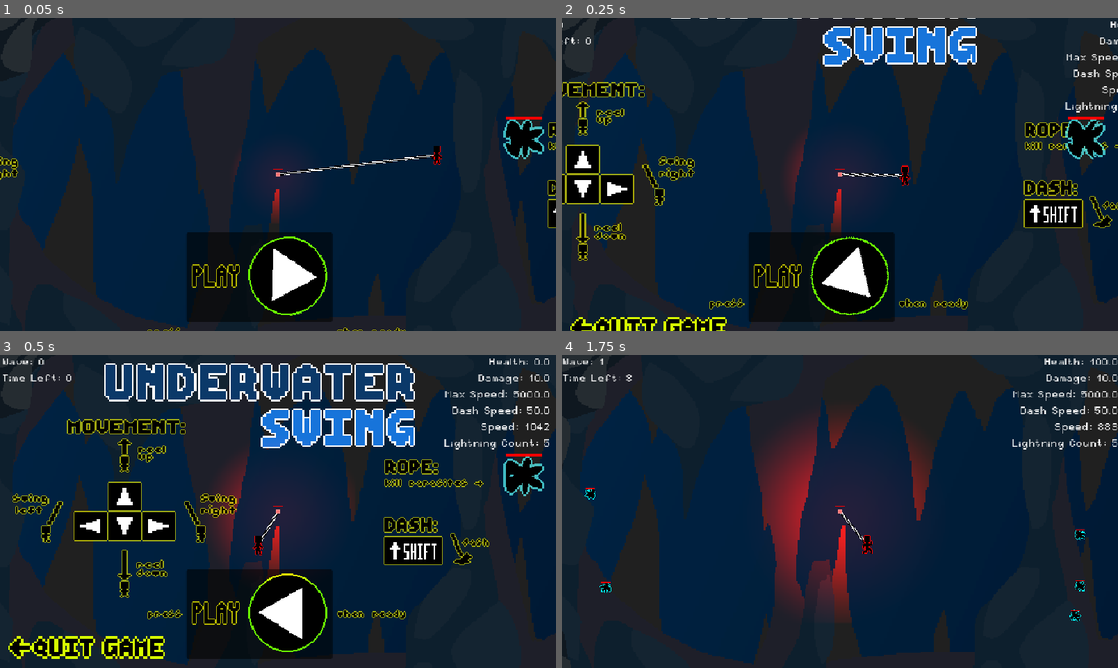
Above: before the commit, frames 1-4 (two rows, left to right).
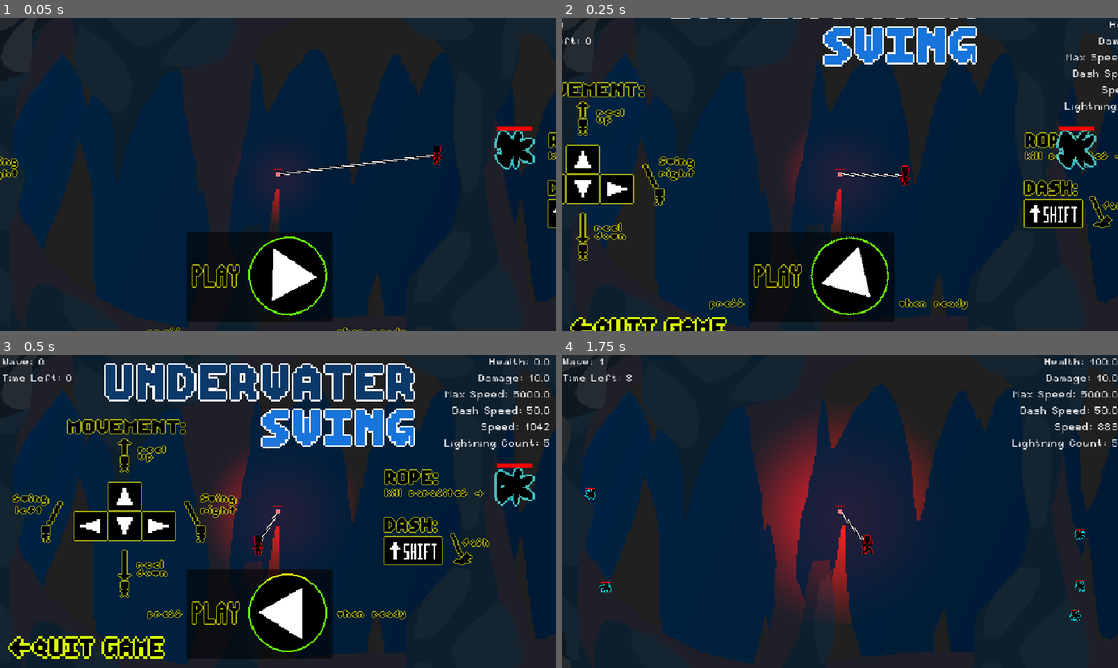
Above: after the commit, the same moments.

Repository: Blulow/majorjam
Game: Godot game, scene res://scenes/game/start.tscn
Two runs of this game, one before a commit and one after it. Both use one fixed random seed, a clock stepped at 60 frames per second and the inputs below.
Inputs (mouse positions are in pixels of both pictures, inside the frame that each line leads up to):
- Up to frame 1 (0.05 s): no input
- Up to frame 2 (0.25 s): no input
- Up to frame 3 (0.5 s): no input
- Up to frame 4 (1.75 s): click (851, 611) at 0.5 s; move the mouse to (962, 495) at 1.27 s; hold Right (right) from 1.28 s (still down); tap Shift (dash) at 1.35 s; click (962, 495) at 1.42 s; tap Up (up) at 1.52 s

The runs differ from the first frame. In frame 1, 1.0% of the frame differs, in the area x 88-100%, y 31-49%; in frame 2, 1.8%; in frame 3, 1.9%, in the area x 69-98%, y 31-49%; in frame 4, nothing differs.

Commit message:
fix: minor fixing on ui position

Diff:
--- a/scenes/game/start.tscn
+++ b/scenes/game/start.tscn
@@ -203,7 +203,7 @@
 "times": PackedFloat32Array(0, 0.43333334),
 "transitions": PackedFloat32Array(1, 1),
 "update": 0,
-"values": [Vector2(981.755, 178), Vector2(661.855, 178)]
+"values": [Vector2(981.755, 196), Vector2(661.855, 196)]
 }
 tracks/4/type = "value"
 tracks/4/imported = false
@@ -537,7 +537,7 @@
 anchor_bottom = 0.5
 offset_left = -469.0
 offset_top = -161.185
-offset_right = -338.999
+offset_right = -338.99878
 offset_bottom = -57.184998
 grow_horizontal = 2
 grow_vertical = 2
@@ -597,7 +597,7 @@
 offset_left = -227.0
 offset_top = 167.0
 offset_right = -77.0
-offset_bottom = 174.00009
+offset_bottom = 174.00006
 grow_horizontal = 2
 grow_vertical = 2
 scale = Vector2(3, 3)
@@ -617,7 +617,7 @@
 offset_left = -306.0
 offset_top = -262.0
 offset_right = -123.0
-offset_bottom = -208.99994
+offset_bottom = -209.0
 grow_horizontal = 2
 grow_vertical = 2
 scale = Vector2(3, 3)
@@ -684,7 +684,7 @@
 anchor_left = 1.0
 anchor_right = 1.0
 offset_left = -169.0
-offset_right = 51.000122
+offset_right = 51.00006
 offset_bottom = 164.0
 grow_horizontal = 0
 
@@ -828,7 +828,7 @@
 script = ExtResource("16_2wurs")
 
 [node name="SampleEnemy" type="CharacterBody2D" parent="Arena" unique_id=2125225629 node_paths=PackedStringArray("sprite")]
-position = Vector2(848.99994, -122.99999)
+position = Vector2(816.99994, -86)
 scale = Vector2(3.9248672, 3.9248672)
 script = ExtResource("19_tw6uv")
 sprite = NodePath("AnimatedSprite2D")
